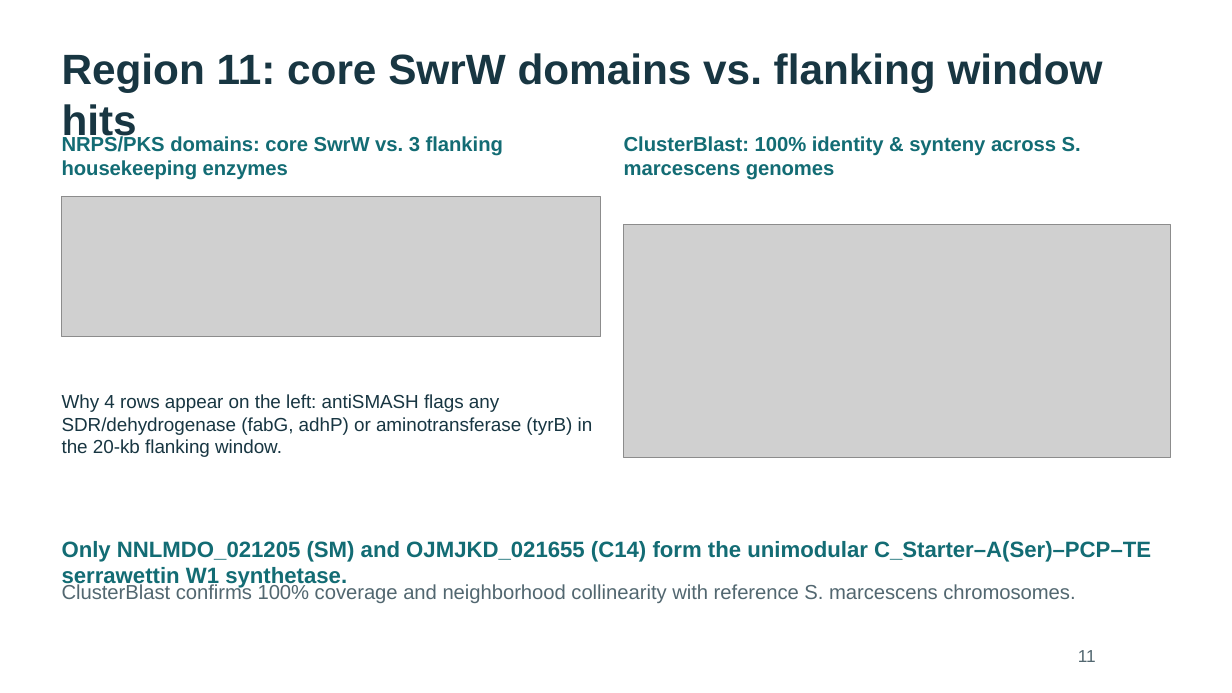
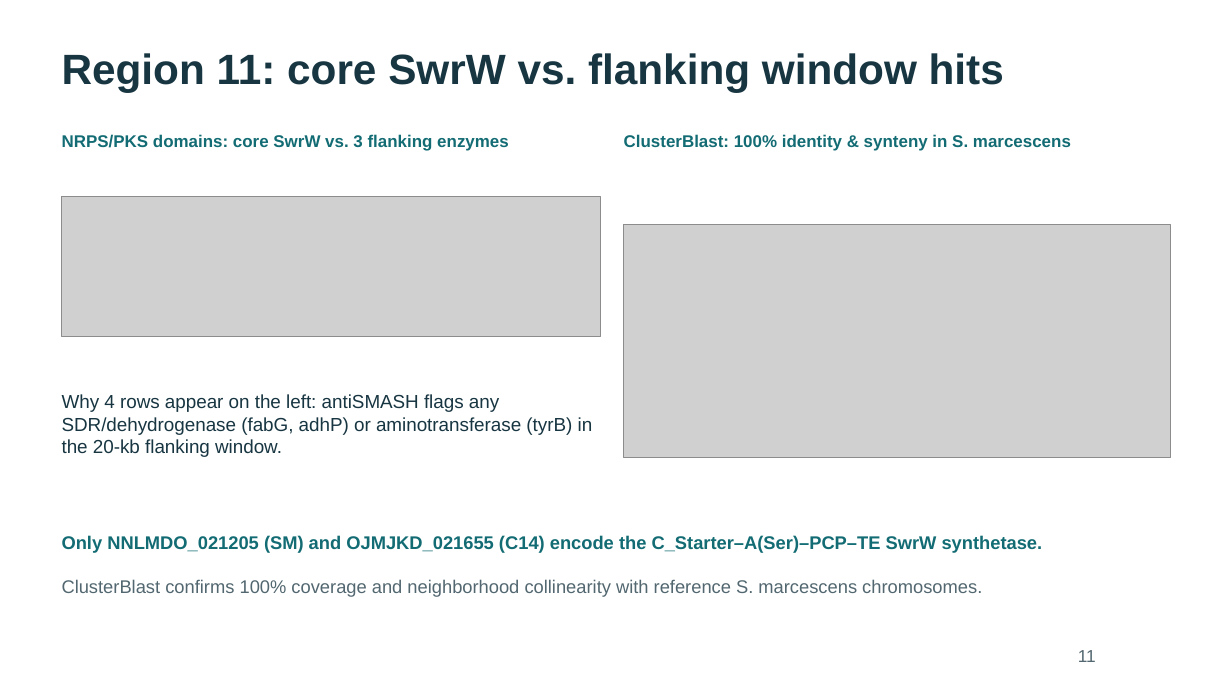
Before and after one commit to WhyAdr/sm-manu, a slide deck: slide 11 of explainer/NMZ-Serratia-genomics-explainer-2026-10-20.pptx. Drawn at 1232x693 pixels with LibreOffice and Linux fonts; fonts in the diff are those of the drawing; grey boxes stand for pictures. Boxes give left, top, right and bottom in pixels: in the first picture for what was removed or moved away, otherwise in the second. Text is boxed around its words. In the diff, an @@ line names an element or a change of style, - is before the commit and + after.

Commit message:
Fix text wrapping on explainer slides 9, 11-16; sync slide titles in docs; rebuild 40-slide deck and PDFs

```diff
--- a/explainer/NMZ-Serratia-genomics-explainer-2026-10-20.pptx
+++ b/explainer/NMZ-Serratia-genomics-explainer-2026-10-20.pptx
@@ text at (62,53,1004,92): text changed @@
-Region 11: core SwrW domains vs. flanking window hits
+Region 11: core SwrW vs. flanking window hits
@@ text at (62,134,509,151): text changed; size 15.8 to 13.1 pt @@
-NRPS/PKS domains: core SwrW vs. 3 flanking housekeeping enzymes
+NRPS/PKS domains: core SwrW vs. 3 flanking enzymes
@@ text at (624,134,1071,151): text changed; size 15.8 to 13.1 pt @@
-ClusterBlast: 100% identity & synteny across S. marcescens genomes
+ClusterBlast: 100% identity & synteny in S. marcescens
@@ text at (62,535,1043,553): text changed; size 17.2 to 14.2 pt @@
-Only NNLMDO_021205 (SM) and OJMJKD_021655 (C14) form the unimodular C_Starter–A(Ser)–PCP–TE serrawettin W1 synthetase.
+Only NNLMDO_021205 (SM) and OJMJKD_021655 (C14) encode the C_Starter–A(Ser)–PCP–TE SwrW synthetase.
@@ text "ClusterBlast confirms 100% coverage and ..." at (62,579,982,597): size 15.8 to 14.2 pt @@
```
Also in this commit, not shown: 6 other slides changed, 5 other files.
